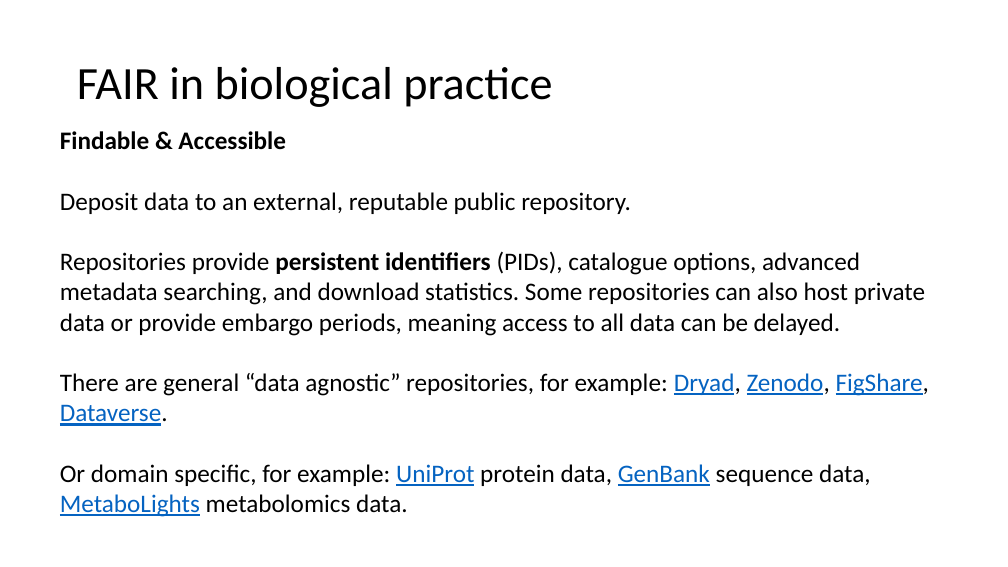
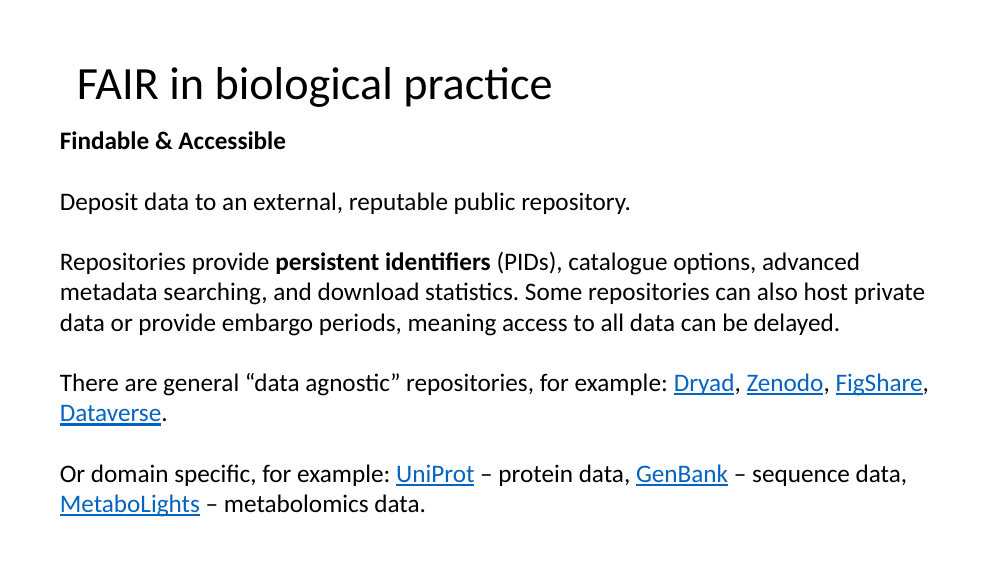
Before and after one commit to tobyhodges/solid-waddle, a slide deck: slide 9 of instructors/Being_FAIR_Episode.pptx. Drawn at 1008x567 pixels with LibreOffice and Linux fonts; fonts in the diff are those of the drawing. Boxes give left, top, right and bottom in pixels: in the first picture for what was removed or moved away, otherwise in the second. Text is boxed around its words. In the diff, an @@ line names an element or a change of style, - is before the commit and + after.

```diff
--- a/instructors/Being_FAIR_Episode.pptx
+++ b/instructors/Being_FAIR_Episode.pptx
@@ text at (60,464,908,517): text changed @@
-Or domain specific, for example: UniProt protein data, GenBank sequence data, MetaboLights metabolomics data.
+Or domain specific, for example: UniProt – protein data, GenBank – sequence data, MetaboLights – metabolomics data.
```
Also in this commit, not shown: 5 other slides changed, 6 other files.
